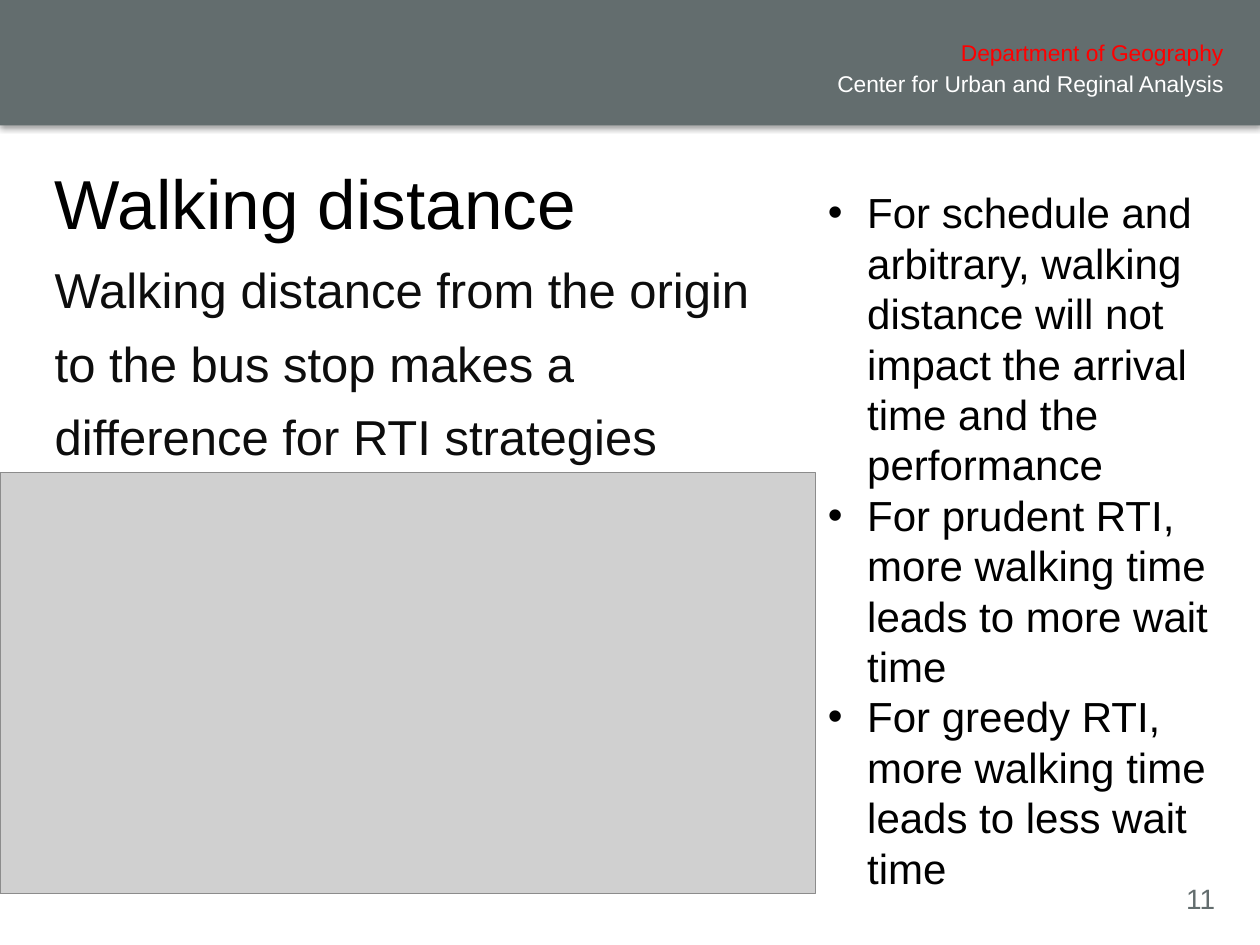
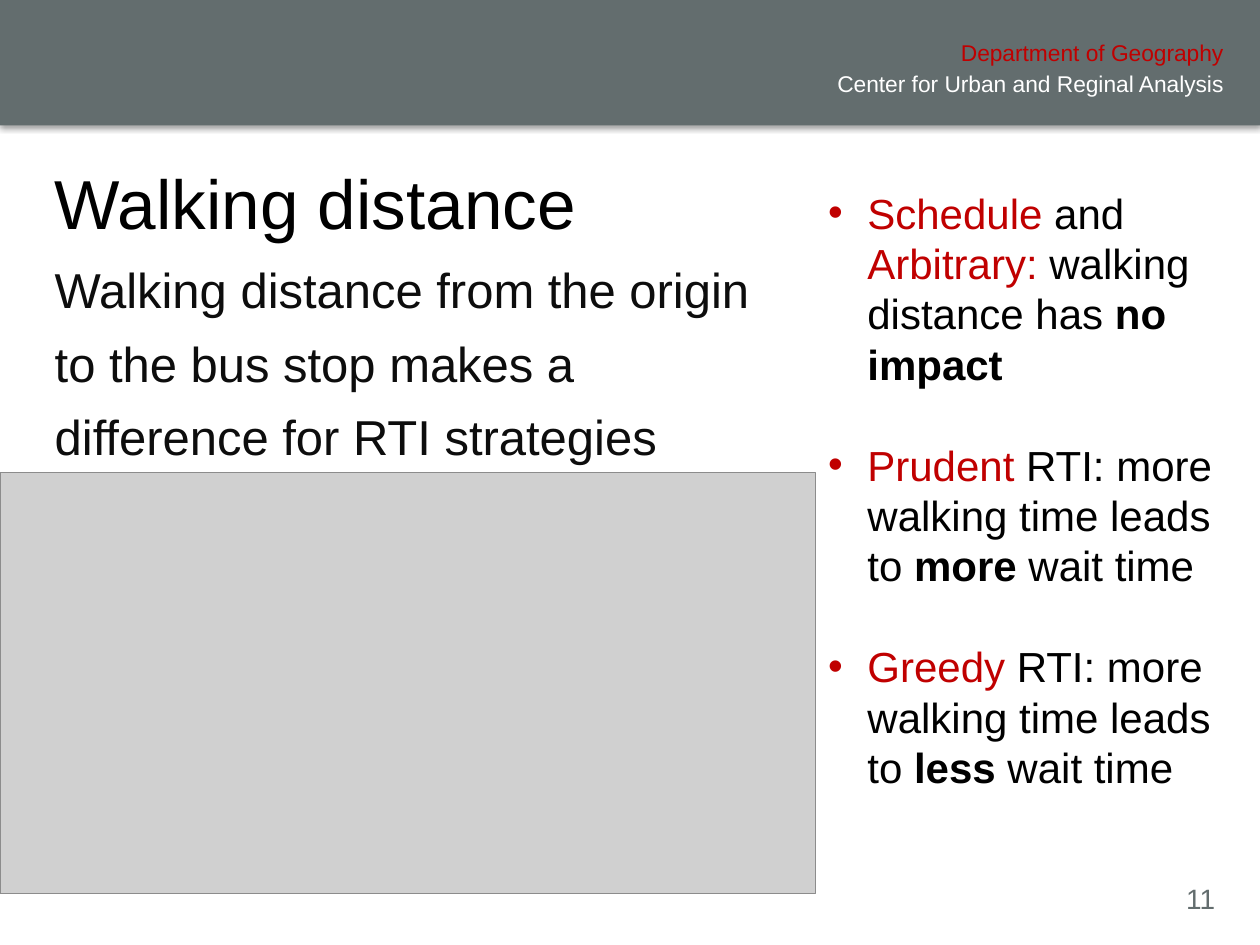
Before and after one commit to luyuliu/SmartTransit, a slide deck: slide 11 of document/AAG_presentation/presentation.pptx. Drawn at 1260x945 pixels with LibreOffice and Linux fonts; fonts in the diff are those of the drawing; grey boxes stand for pictures; background and template pictures are left out. Boxes give left, top, right and bottom in pixels: in the first picture for what was removed or moved away, otherwise in the second. Text is boxed around its words. In the diff, an @@ line names an element or a change of style, - is before the commit and + after.

```diff
--- a/document/AAG_presentation/presentation.pptx
+++ b/document/AAG_presentation/presentation.pptx
@@ text "Department of Geography" at bbox=[961, 44, 1223, 66]: text colour #FF0000 to #C00000 @@
@@ text at bbox=[867, 198, 1212, 784]: text changed @@
-• For schedule and arbitrary, walking distance will not impact the arrival time and the performance
-• For prudent RTI, more walking time leads to more wait time
-• For greedy RTI, more walking time leads to less wait time
+• Schedule and Arbitrary: walking distance has no impact
+• Prudent RTI: more walking time leads to more wait time
+• Greedy RTI: more walking time leads to less wait time
```
Also in this commit, not shown: 9 other slides changed, 1 slide added, 1 slide removed, 1 other file.
